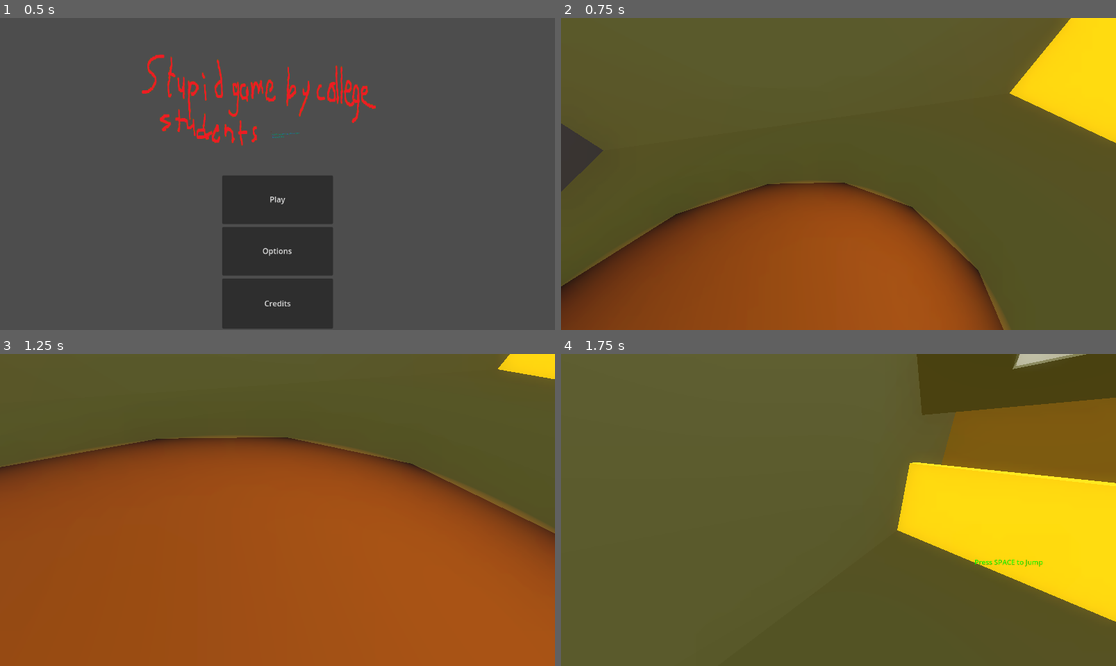
Above: before the commit, frames 1-4 (two rows, left to right).
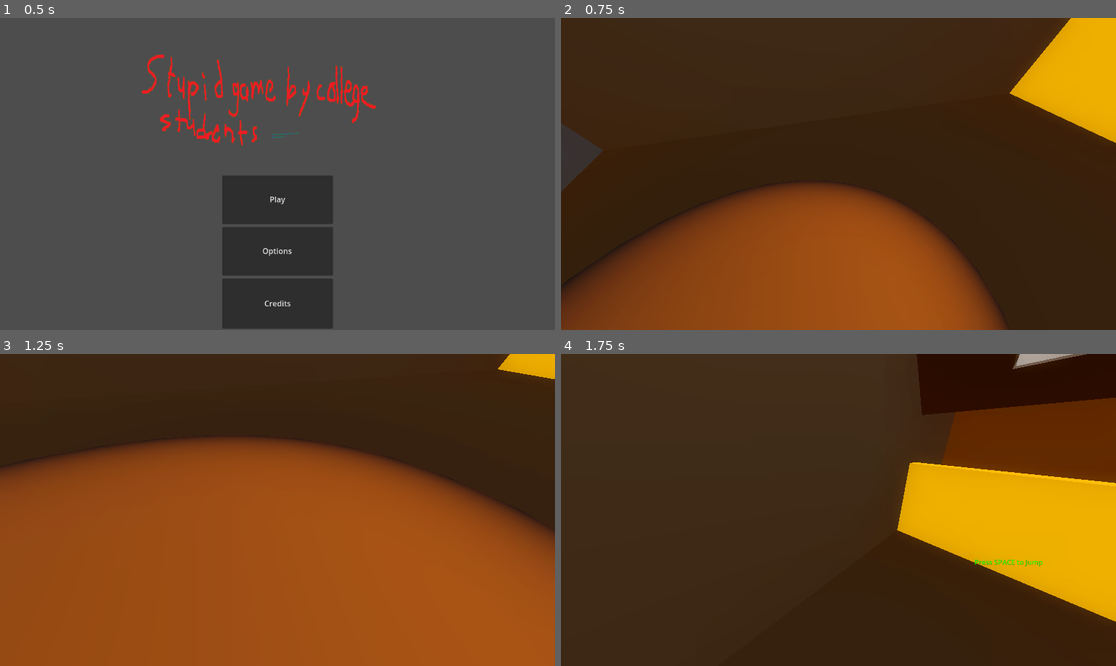
Above: after the commit, the same moments.

Repository: BridgeDeck/collegeproject-game
Game: Godot game, scene res://main.tscn
The game is run twice, just before and just after one commit, with the same random seed, the same clock (stepped at 60 frames per second) and the same inputs.
Inputs (mouse positions are in pixels of both pictures, inside the frame that each line leads up to):
- Up to frame 1 (0.5 s): no input
- Up to frame 2 (0.75 s): click "Play" at 0.5 s
- Up to frame 3 (1.25 s): no input
- Up to frame 4 (1.75 s): tap Space (jump) at 1.25, 1.52 s; move the mouse to (866, 510) at 1.27 s; press the mouse at (866, 510) at 1.28 s; hold W (forward) from 1.28 s (still down)

Frame 1 is identical in both runs. In frame 2, 71% of the frame differs, in the area x 0-100%, y 0-100%; in frame 3, 34%; in frame 4, 100%.

Commit message:
minor changes to visual spotlight

Diff:
--- a/props/lights/visual_spotlight.gd
+++ b/props/lights/visual_spotlight.gd
@@ -1,7 +1,7 @@
 @tool
 extends SpotLight3D
 
-@export var visual_light_transparency:float = 0.2
+@export_range(0.0, 1.0) var visual_light_transparency:float = 0.2
 
 # Called when the node enters the scene tree for the first time.
 func _ready() -> void:
@@ -17,3 +17,4 @@
 	$CSGCylinder3D.radius = cone_offset.y
 	$CSGCylinder3D.material.albedo_color = light_color
 	$CSGCylinder3D.material.albedo_color.a = visual_light_transparency
+	$Sprite3D.modulate = light_color
--- a/props/lights/visual_spotlight.tscn
+++ b/props/lights/visual_spotlight.tscn
@@ -1,33 +1,26 @@
-[gd_scene load_steps=5 format=3 uid="uid://cwuightqiopbw"]
+[gd_scene load_steps=4 format=3 uid="uid://cwuightqiopbw"]
 
 [ext_resource type="Script" uid="uid://o1opesx4ssd2" path="res://props/lights/visual_spotlight.gd" id="1_iff7n"]
 [ext_resource type="Texture2D" uid="uid://qcc50rsl2nn8" path="res://light_glare.png" id="2_h35eo"]
 
 [sub_resource type="StandardMaterial3D" id="StandardMaterial3D_iff7n"]
+resource_local_to_scene = true
 transparency = 1
 cull_mode = 2
 shading_mode = 0
 disable_ambient_light = true
 disable_fog = true
-albedo_color = Color(1, 1, 0.317647, 0.25)
-
-[sub_resource type="StandardMaterial3D" id="StandardMaterial3D_h35eo"]
-disable_ambient_light = true
-disable_fog = true
+albedo_color = Color(1, 1, 1, 0.2)
 
 [node name="VisualSpotlight" type="SpotLight3D"]
-light_color = Color(1, 1, 0.317647, 1)
-light_energy = 1.19
 light_specular = 2.346
 light_bake_mode = 1
 light_cull_mask = 4294967293
 shadow_caster_mask = 4294967293
 spot_range = 106.0
-spot_attenuation = -1.0
 spot_angle = 10.6413
 spot_angle_attenuation = 0.196147
 script = ExtResource("1_iff7n")
-visual_light_transparency = 0.25
 
 [node name="CSGCylinder3D" type="CSGCylinder3D" parent="."]
 transform = Transform3D(1, 0, 0, 0, -8.9407e-08, -1, 0, 1, -8.9407e-08, 0, 0, -53)
@@ -37,16 +30,14 @@
 flip_faces = true
 radius = 19.5739
 height = 106.0
-sides = 12
+sides = 32
 cone = true
 material = SubResource("StandardMaterial3D_iff7n")
 
 [node name="Sprite3D" type="Sprite3D" parent="."]
 transform = Transform3D(1, 0, 0, 0, 1, 0, 0, 0, 1, 0, 0, -7)
-material_overlay = SubResource("StandardMaterial3D_h35eo")
 cast_shadow = 0
 gi_mode = 0
-modulate = Color(1, 1, 0.34902, 1)
 pixel_size = 0.0002
 billboard = 1
 double_sided = false
